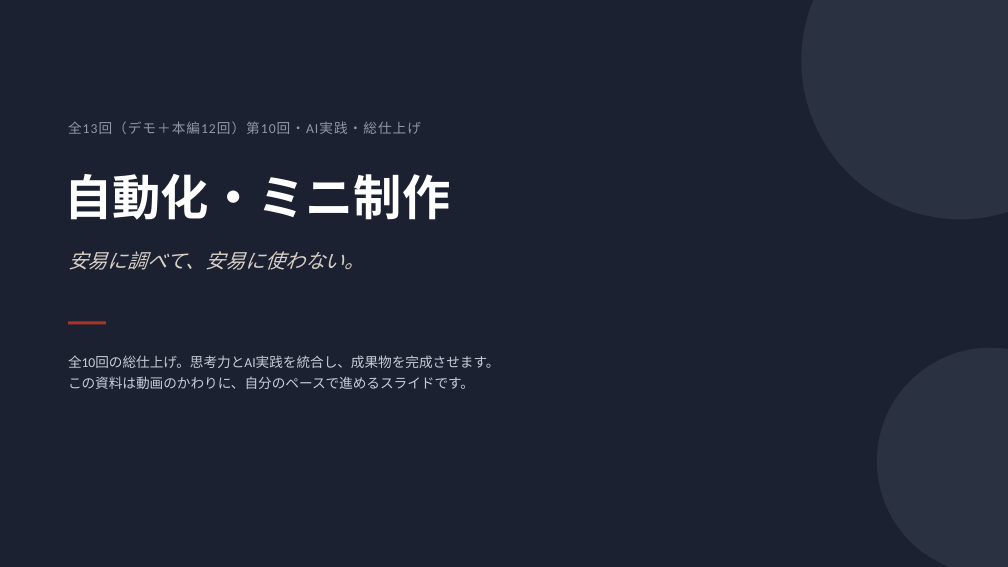
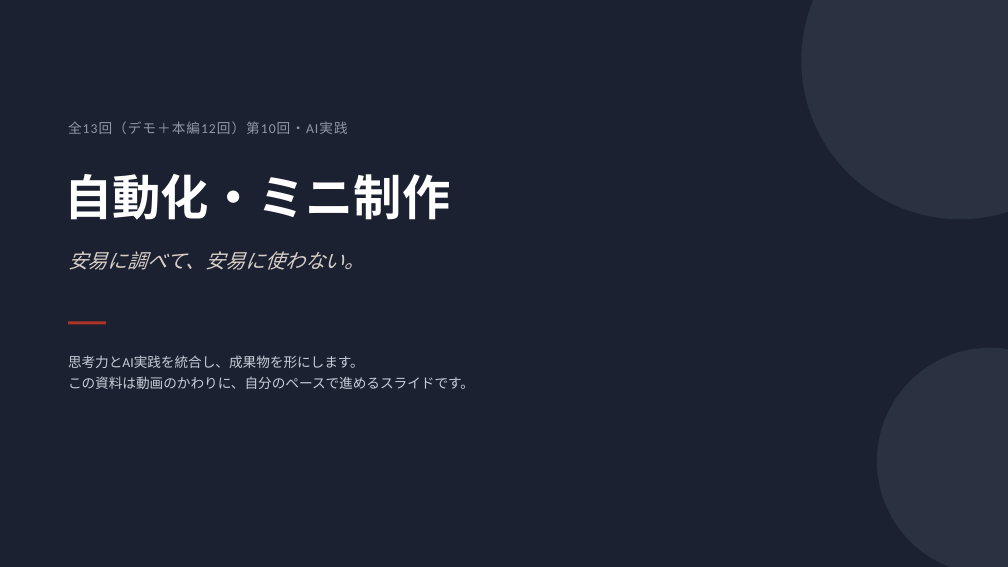
Before and after one commit to Todo2023/my-ai-agent, a slide deck: slide 1 of docs/slides/lesson-10.pptx. Drawn at 1008x567 pixels with LibreOffice and Linux fonts; fonts in the diff are those of the drawing. Boxes give left, top, right and bottom in pixels: in the first picture for what was removed or moved away, otherwise in the second. Text is boxed around its words. In the diff, an @@ line names an element or a change of style, - is before the commit and + after.

```diff
--- a/docs/slides/lesson-10.pptx
+++ b/docs/slides/lesson-10.pptx
@@ text at <box>68,121,348,134</box>: text changed @@
-全13回（デモ＋本編12回）第10回・AI実践・総仕上げ
+全13回（デモ＋本編12回）第10回・AI実践
@@ text at <box>68,355,364,368</box>: text changed @@
-全10回の総仕上げ。思考力とAI実践を統合し、成果物を完成させます。
+思考力とAI実践を統合し、成果物を形にします。
```
Also in this commit, not shown: 5 other slides changed, 1 other file.
